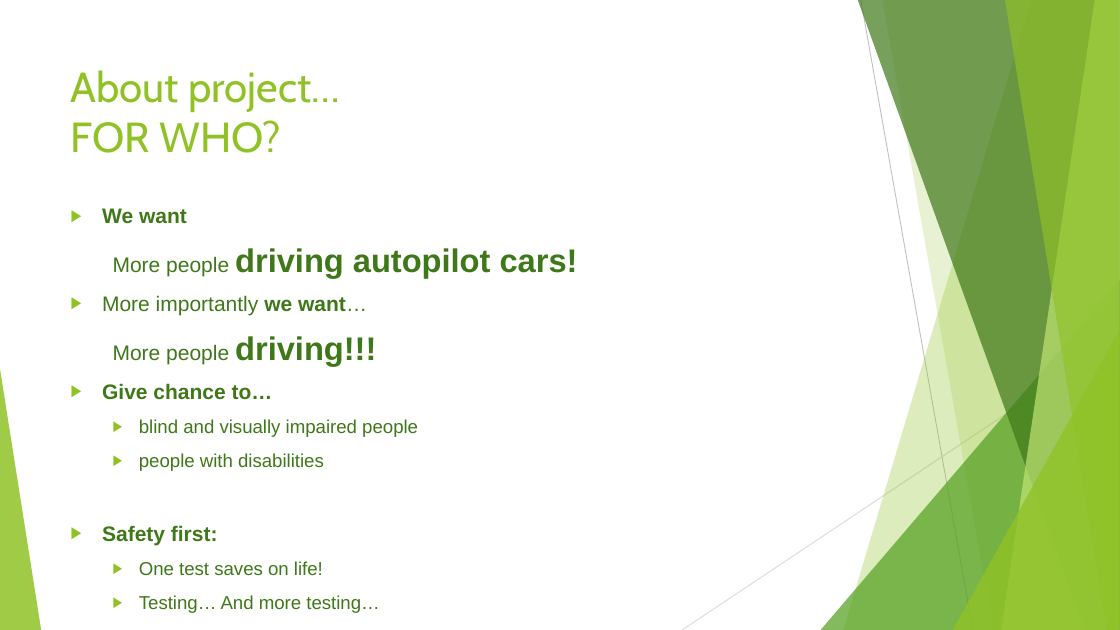
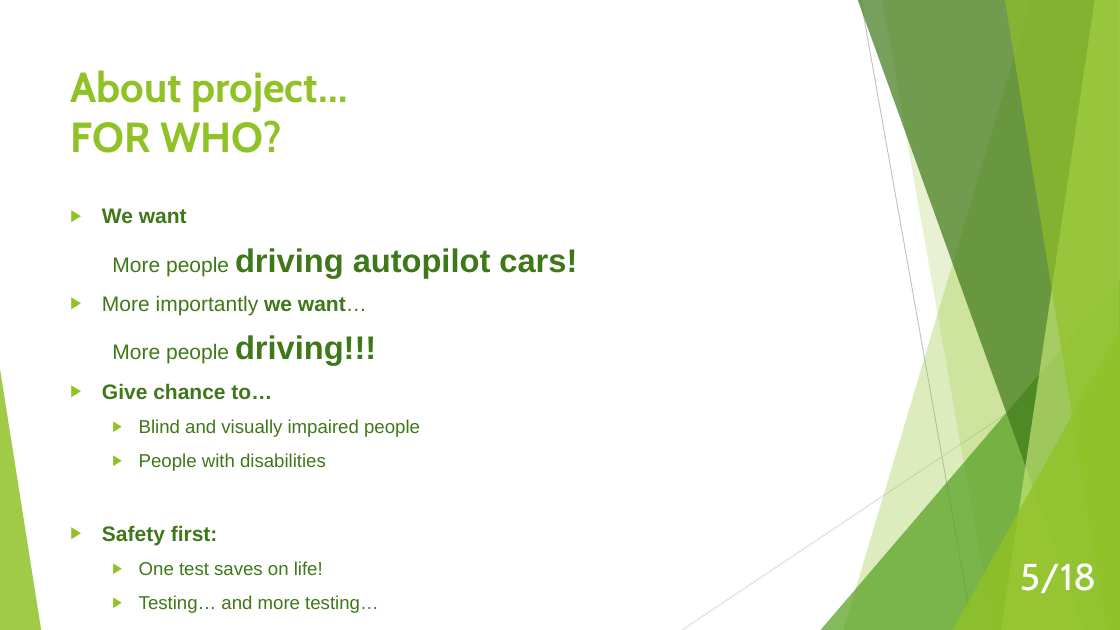
Before and after one commit to MarinaNikolic/UPR, a slide deck: slide 5 of APS.pptx. Drawn at 1120x630 pixels with LibreOffice and Linux fonts; fonts in the diff are those of the drawing. Boxes give left, top, right and bottom in pixels: in the first picture for what was removed or moved away, otherwise in the second. Text is boxed around its words. In the diff, an @@ line names an element or a change of style, - is before the commit and + after.

Commit message:
PPT for proposal done. CMMI done. Big-to-do updated. Fixed minor grammar issues in proposal.

```diff
--- a/APS.pptx
+++ b/APS.pptx
@@ title "About project… FOR WHO?" at (x1=71, y1=70, x2=347, y2=153): bold on @@
@@ text at (x1=139, y1=419, x2=420, y2=471): text changed @@
-  ▶ blind and visually impaired people
-  ▶ people with disabilities
+  ▶ Blind and visually impaired people
+  ▶ People with disabilities
@@ page number added at (x1=1020, y1=563, x2=1096, y2=593), 32 pt, text #FFFFFF @@
+5/18
@@ text at (x1=139, y1=595, x2=378, y2=613): text changed @@
-  ▶ Testing… And more testing…
+  ▶ Testing… and more testing…
```
Also in this commit, not shown: 16 other slides changed, 3 other files.
